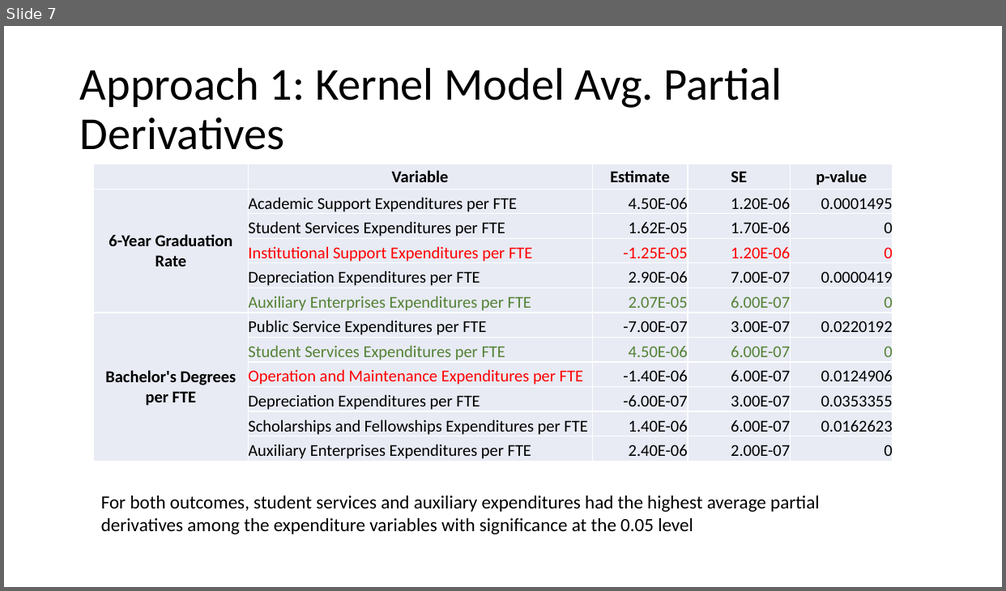
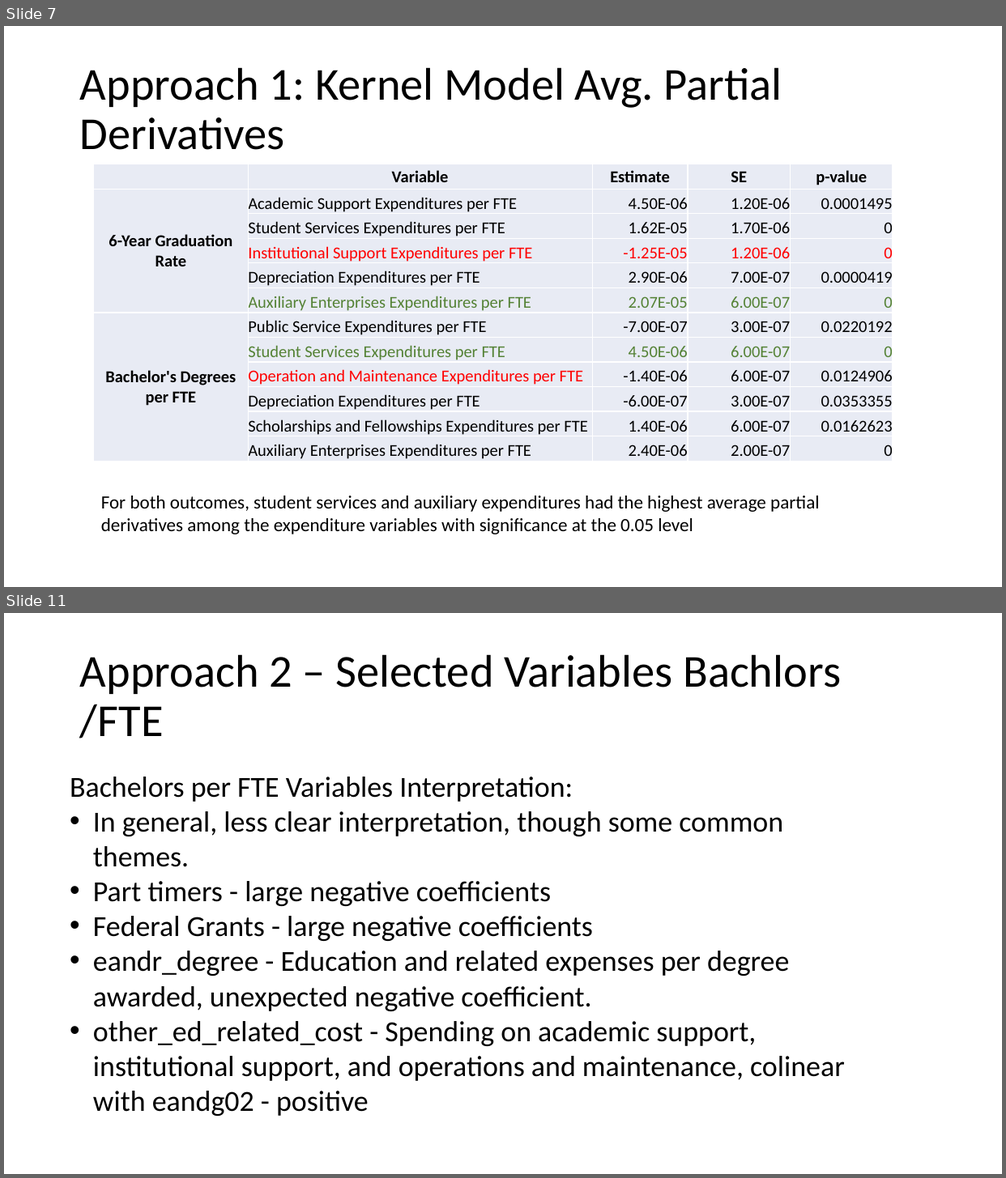
Before and after one commit to duncan-clark/DeltaCostProject_DataAnalysis, a slide deck: reports/18_03_13 Presentation.pptx. Shown one above the other, each under a label of ours: slide 7 before the commit, slides 7 and 11 after it; the slides between them are not shown. The pictures are 1006x591 and 1006x1178 pixels, drawn with LibreOffice and Linux fonts; fonts in the diff are those of the drawing. Boxes give left, top, right and bottom in pixels: in the first picture for what was removed or moved away, otherwise in the second. Text is boxed around its words. In the diff, an @@ line names an element or a change of style, - is before the commit and + after.

Commit message:
lasso variable selection kernel methods

```diff
--- a/reports/18_03_13 Presentation.pptx
+++ b/reports/18_03_13 Presentation.pptx
@@ slide 11 added at [4,613,1002,1174], background #FFFFFF @@
@@ title added at [80,654,841,739], 44 pt, text #000000 @@
+Approach 2 – Selected Variables Bachlors /FTE
@@ text added at [70,777,845,1116], 28 pt, text #000000 @@
+Bachelors per FTE Variables Interpretation:
+• In general, less clear interpretation, though some common themes.
+• Part timers - large negative coefficients
+• Federal Grants - large negative coefficients
+• eandr_degree - Education and related expenses per degree awarded, unexpected negative coefficient.
+• other_ed_related_cost - Spending on academic support, institutional support, and operations and maintenance, colinear with eandg02 - positive
```
Also in this commit, not shown: 2 slides changed, 6 other slides added, 3 other files.
